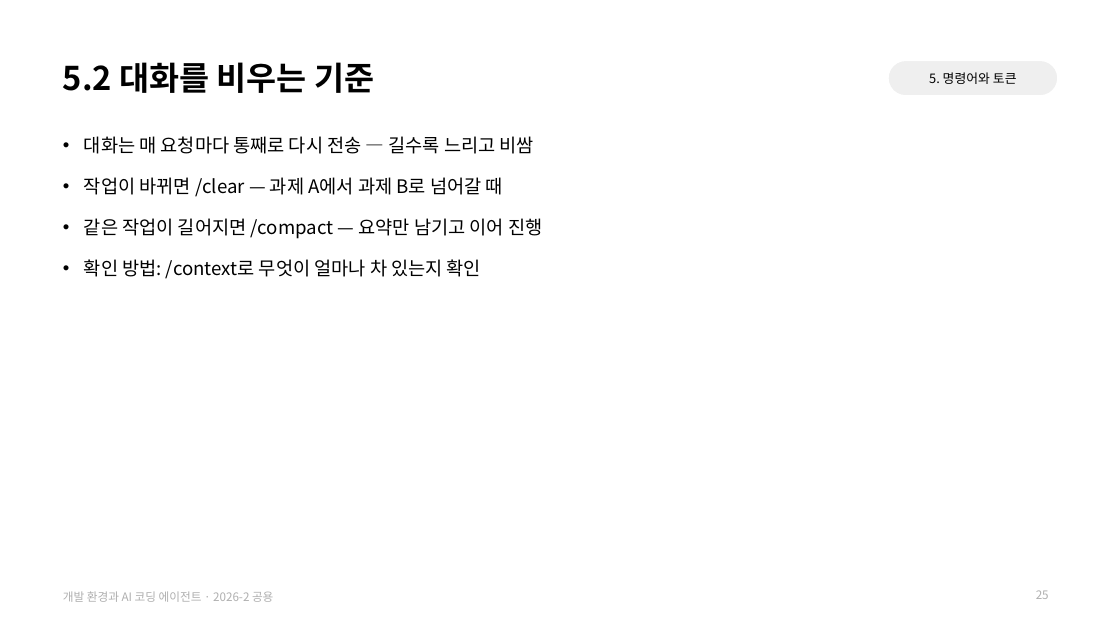
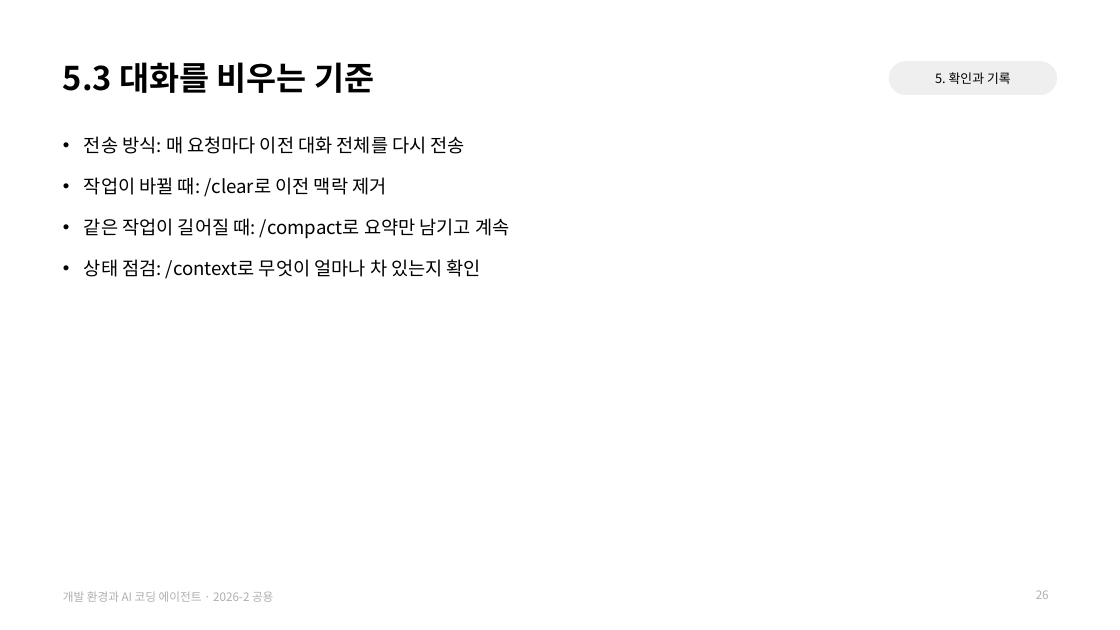
Before and after one commit to jihoyeo/smart-transport-logistics, a slide deck: slide 26 of slides/common/dev_env.pptx (slide 25 before the commit). Drawn at 1120x630 pixels with LibreOffice and Linux fonts; fonts in the diff are those of the drawing. Boxes give left, top, right and bottom in pixels: in the first picture for what was removed or moved away, otherwise in the second. Text is boxed around its words. In the diff, an @@ line names an element or a change of style, - is before the commit and + after.

```diff
--- a/slides/common/dev_env.pptx
+++ b/slides/common/dev_env.pptx
@@ title at <box>63,62,374,93</box>: text changed @@
-5.2 대화를 비우는 기준
+5.3 대화를 비우는 기준
@@ text at <box>935,72,1011,84</box>: text changed @@
-5. 명령어와 토큰
+5. 확인과 기록
@@ text at <box>84,136,509,279</box>: text changed @@
-• 대화는 매 요청마다 통째로 다시 전송 — 길수록 느리고 비쌈
-• 작업이 바뀌면 /clear — 과제 A에서 과제 B로 넘어갈 때
-• 같은 작업이 길어지면 /compact — 요약만 남기고 이어 진행
-• 확인 방법: /context로 무엇이 얼마나 차 있는지 확인
+• 전송 방식: 매 요청마다 이전 대화 전체를 다시 전송
+• 작업이 바뀔 때: /clear로 이전 맥락 제거
+• 같은 작업이 길어질 때: /compact로 요약만 남기고 계속
+• 상태 점검: /context로 무엇이 얼마나 차 있는지 확인
```
Also in this commit, not shown: 32 other slides changed, 9 other files.
